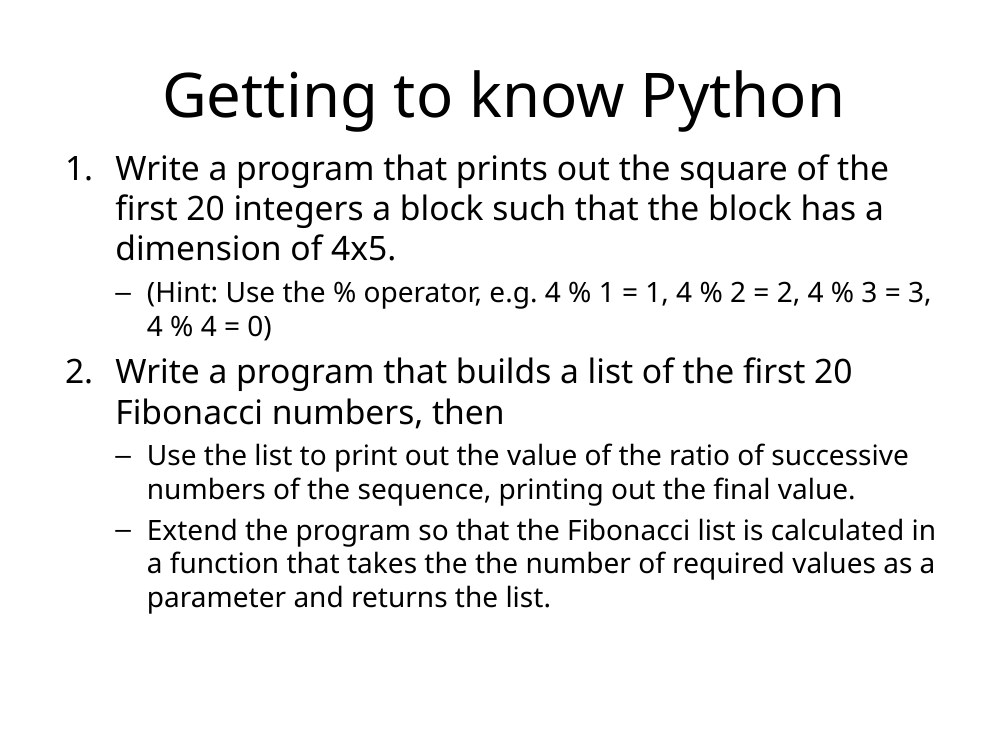
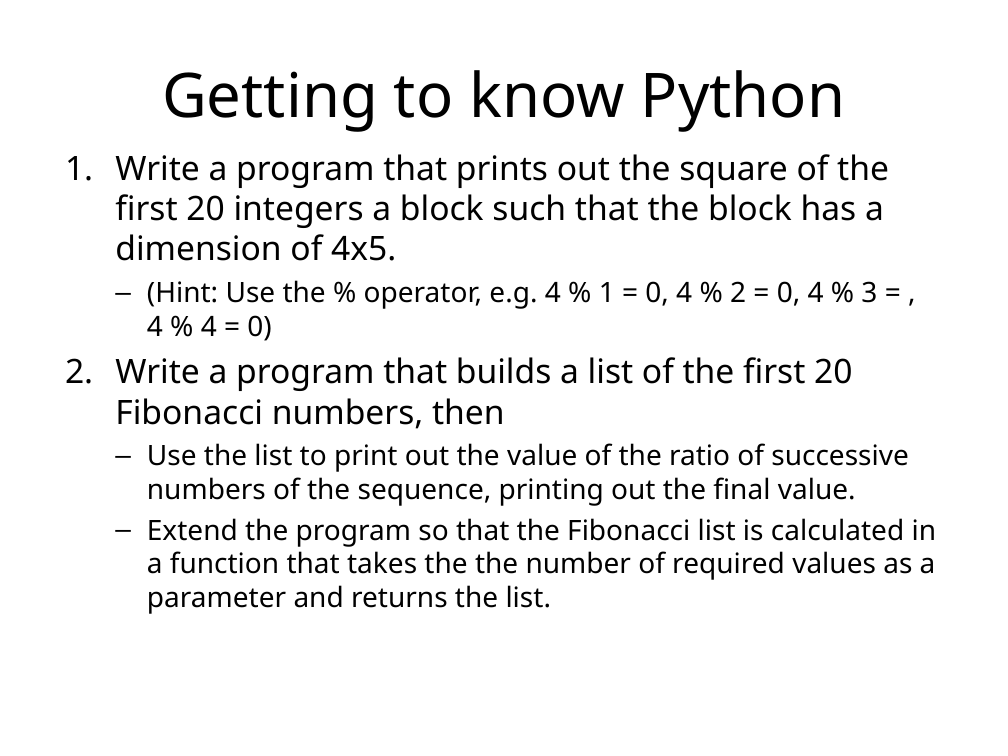
Before and after one commit to mantidproject/documents, a slide deck: slide 52 of Presentations/Introduction to Python/Introduction to Python.ppt. Drawn at 1008x756 pixels with LibreOffice and Linux fonts; fonts in the diff are those of the drawing; background and template pictures are left out. Boxes give left, top, right and bottom in pixels: in the first picture for what was removed or moved away, otherwise in the second. Text is boxed around its words. In the diff, an @@ line names an element or a change of style, - is before the commit and + after.

```diff
--- a/Presentations/Introduction to Python/Introduction to Python.ppt
+++ b/Presentations/Introduction to Python/Introduction to Python.ppt
@@ text at bbox=[147, 280, 877, 341]: text changed @@
-  – (Hint: Use the % operator, e.g. 4 % 1 = 1, 4 % 2 = 2, 4 % 3 = 3, 4 % 4 = 0)
+  – (Hint: Use the % operator, e.g. 4 % 1 = 0, 4 % 2 = 0, 4 % 3 = , 4 % 4 = 0)
```
Also in this commit, not shown: 1 other slide changed, 5 other files.
